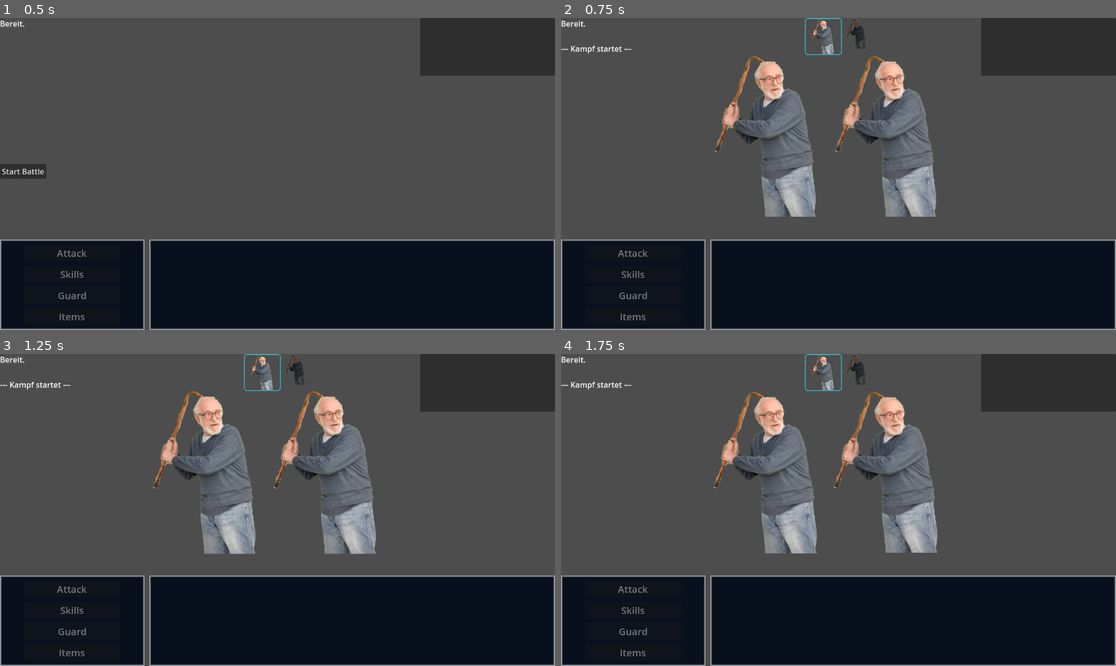
Above: before the commit, frames 1-4 (two rows, left to right).
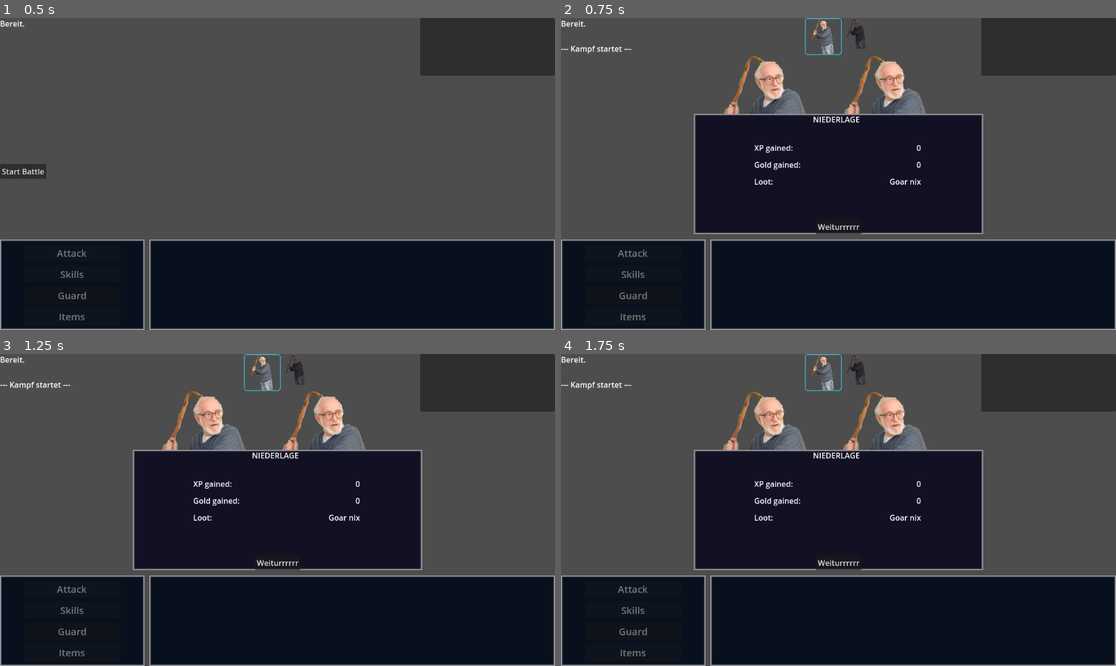
Above: after the commit, the same moments.

Repository: Marv0407/kotstulle-game
Game: Godot game, scene res://scenes/BattleTest.tscn
The game is run twice, just before and just after one commit, with the same random seed, the same clock (stepped at 60 frames per second) and the same inputs. This scene is started directly instead of the project's main scene.
Inputs (mouse positions are in pixels of both pictures, inside the frame that each line leads up to):
- Up to frame 1 (0.5 s): no input
- Up to frame 2 (0.75 s): click "Start Battle" at 0.5 s
- Up to frame 3 (1.25 s): no input
- Up to frame 4 (1.75 s): click (766, 469) at 1.27 s

Frame 1 is identical in both runs. In frame 2, 20% of the frame differs, in the area x 23-77%, y 30-70%; in frame 3, 20%; in frame 4, 20%.

Commit message:
Add encounter system, victory UI and win logic
Introduce an EncounterData resource and per-encounter IDs, track defeated encounters in GameData, and wire up encounters to start battles only if not already defeated (and mark them defeated on trigger).

Add XP field to enemy resource. Extend BattleTest scene with a VictoryPanel UI and StyleBox, and connect a button to return from battle. Update battle_manager to check victory/defeat conditions, aggregate XP on victory, show the result screen, and avoid immediately changing scenes. Minor fixes in battle_test and TestMap to expose encounter_id and handle returning to the world after a battle.

Todo:
- create encounter resources to enable consistent and less tedious way of placing encounters on a map

Diff:
--- a/ressources/Enemies/Rentner.tres
+++ b/ressources/Enemies/Rentner.tres
@@ -16,6 +16,7 @@
 luck = 4
 speed = 4
 level = 1
+xp = 10
 portrait = ExtResource("2_812gd")
 sprite = ExtResource("2_812gd")
 skills = Array[ExtResource("2_gtbep")]([ExtResource("3_j3cqh")])
--- a/scenes/BattleTest.tscn
+++ b/scenes/BattleTest.tscn
@@ -37,6 +37,18 @@
 border_width_bottom = 4
 border_blend = true
 
+[sub_resource type="StyleBoxFlat" id="StyleBoxFlat_qwg2f"]
+content_margin_left = 8.0
+content_margin_top = 16.0
+content_margin_right = 8.0
+content_margin_bottom = 16.0
+bg_color = Color(0.06696608, 0.06793864, 0.1393469, 1)
+border_width_left = 4
+border_width_top = 4
+border_width_right = 4
+border_width_bottom = 4
+border_blend = true
+
 [node name="BattleTest" type="Node"]
 script = ExtResource("1_legaw")
 
@@ -210,6 +222,90 @@
 
 [node name="EnemyPartyContainer" type="Node2D" parent="DebugUI/EnemyPositionAnchor"]
 
+[node name="VictoryPanel" type="Panel" parent="DebugUI"]
+visible = false
+z_index = 10
+custom_minimum_size = Vector2(600, 250)
+layout_mode = 1
+anchors_preset = 8
+anchor_left = 0.5
+anchor_top = 0.5
+anchor_right = 0.5
+anchor_bottom = 0.5
+offset_left = -20.0
+offset_top = -20.0
+offset_right = 20.0
+offset_bottom = 20.0
+grow_horizontal = 2
+grow_vertical = 2
+theme_override_styles/panel = SubResource("StyleBoxFlat_qwg2f")
+
+[node name="Header" type="Label" parent="DebugUI/VictoryPanel"]
+layout_mode = 1
+anchors_preset = 5
+anchor_left = 0.5
+anchor_right = 0.5
+offset_left = -53.0
+offset_right = 53.0
+offset_bottom = 23.0
+grow_horizontal = 2
+text = "Victory WOW!"
+
+[node name="GridContainer" type="GridContainer" parent="DebugUI/VictoryPanel"]
+custom_minimum_size = Vector2(350, 120)
+layout_mode = 0
+offset_left = 125.0
+offset_top = 59.0
+offset_right = 475.0
+offset_bottom = 179.0
+grow_horizontal = 2
+grow_vertical = 2
+theme_override_constants/h_separation = 180
+theme_override_constants/v_separation = 12
+columns = 2
+
+[node name="EXPgainedLbl" type="Label" parent="DebugUI/VictoryPanel/GridContainer"]
+layout_mode = 2
+text = "XP gained: "
+
+[node name="ExpLabel" type="Label" parent="DebugUI/VictoryPanel/GridContainer"]
+layout_mode = 2
+text = "0"
+horizontal_alignment = 2
+
+[node name="GoldGainedLbl" type="Label" parent="DebugUI/VictoryPanel/GridContainer"]
+layout_mode = 2
+text = "Gold gained: "
+
+[node name="GoldLabel" type="Label" parent="DebugUI/VictoryPanel/GridContainer"]
+layout_mode = 2
+text = "0"
+horizontal_alignment = 2
+
+[node name="LootGainedLbl" type="Label" parent="DebugUI/VictoryPanel/GridContainer"]
+layout_mode = 2
+text = "Loot:"
+
+[node name="LootLabel" type="Label" parent="DebugUI/VictoryPanel/GridContainer"]
+layout_mode = 2
+text = "Goar nix"
+horizontal_alignment = 2
+
+[node name="Button" type="Button" parent="DebugUI/VictoryPanel"]
+layout_mode = 1
+anchors_preset = 7
+anchor_left = 0.5
+anchor_top = 1.0
+anchor_right = 0.5
+anchor_bottom = 1.0
+offset_left = -47.5
+offset_top = -31.0
+offset_right = 47.5
+grow_horizontal = 2
+grow_vertical = 0
+text = "Weiturrrrrr"
+
 [connection signal="pressed" from="DebugUI/CanvasLayer/PartyMenuContainer/ActionsContainer/ColorRect/VBoxContainer/AttackBtn" to="." method="_on_basic_attack_pressed"]
 [connection signal="pressed" from="DebugUI/CanvasLayer/PartyMenuContainer/ActionsContainer/ColorRect/VBoxContainer/SkillsBtn" to="BattleManager" method="_on_skills_btn_pressed"]
 [connection signal="pressed" from="DebugUI/VBoxContainer/StartBattleBtn" to="." method="_on_start_battle_btn_pressed"]
+[connection signal="pressed" from="DebugUI/VictoryPanel/Button" to="." method="_on_button_pressed"]
--- a/scenes/TestMap.tscn
+++ b/scenes/TestMap.tscn
@@ -55,3 +55,4 @@
 position = Vector2(-74, -83)
 collision_layer = 4
 collision_mask = 2
+encounter_id = "1"
--- /dev/null
+++ b/scripts/EncounterData.gd
@@ -0,0 +1,5 @@
+extends Resource
+class_name EncounterData
+
+@export var encounter_id: String
+@export var enemy_scene: PackedScene
--- a/scripts/GameData.gd
+++ b/scripts/GameData.gd
@@ -52,3 +52,6 @@
 
 func return_from_battle():
 	get_tree().change_scene_to_file(return_scene_path)
+
+### --- World Handling --- ###
+var defeated_encounters: Array[String] = []
--- a/scripts/battle_manager.gd
+++ b/scripts/battle_manager.gd
@@ -35,6 +35,8 @@
 @onready var skill_menu = $"../DebugUI/CanvasLayer/SkillMenu"
 @onready var sfx_player: AudioStreamPlayer = $SFXPlayer
 @onready var action_menu = $"../DebugUI/CanvasLayer/PartyMenuContainer/ActionsContainer/ColorRect/VBoxContainer"
+@onready var victory_panel = $"../DebugUI/VictoryPanel"
+@onready var victory_label = $"../DebugUI/VictoryPanel/Header"
 #endregion
 
 # --- SETUP ---
@@ -107,7 +109,7 @@
 
 #region TURN LOGIC
 func process_turn():
-	if is_battle_over(): return
+	if check_battle_victory_condition(): return
 	var actor = get_current_actor()
 	process_status_effects(actor)
 
@@ -143,20 +145,16 @@
 
 func next_turn():
 	var checked := 0
-
 	while checked < turn_order.size():
 		current_turn_index += 1
 		if current_turn_index >= turn_order.size():
 			current_turn_index = 0
-
 		var actor = get_current_actor()
 		if actor.is_alive():
 			refresh_turn_order_ui()
 			return
-
 		checked += 1
 
-	end_battle(true)
 
 func refresh_turn_order_ui():
 	for slot in turn_order_slots:
@@ -182,10 +180,15 @@
 
 func end_battle(player_won: bool):
 	state = BattleState.END
-	GameData.return_from_battle()
 	if player_won:
-		var _sum_exp = 0
-		for e in enemies: _sum_exp += e.data.xp
+		var total_xp = 0
+		for e in enemies:
+			total_xp += e.data.xp
+
+		post_log("Sieg! Erhaltene XP: " + str(total_xp), Color.GREEN)
+		show_result_screen("SIEG")
+	else:
+		show_result_screen("NIEDERLAGE")
 #endregion
 
 #region ATTACK & SKILL LOGIC
@@ -256,6 +259,10 @@
 	if target.current_hp <= 0:
 		post_log(target.data.name + " wurde besiegt!", Color.ORANGE_RED)
 		despawn_enemy_visual(target)
+
+		if is_battle_over():
+			check_battle_victory_condition()
+			return
 
 func _on_target_clicked(_target_node):
 	if state != BattleState.TARGET_SELECT: return
@@ -448,6 +455,21 @@
 func get_alive_party() -> Array[BattleCharacter]:
 	return party.filter(func(c): return c.is_alive())
 
+func check_battle_victory_condition():
+	if get_alive_enemies().is_empty():
+		end_battle(true)
+		return true
+	elif get_alive_party().is_empty():
+		end_battle(false)
+		return true
+	return false
+
+func show_result_screen(title: String):
+	victory_panel.show()
+	victory_label.text = title
+	# exp_label.text = details
+	print("Kampf beendet: " + title)
+
 func get_alive_enemies() -> Array[BattleCharacter]:
 	return enemies.filter(func(c): return c.is_alive())
 
--- a/scripts/battle_test.gd
+++ b/scripts/battle_test.gd
@@ -8,7 +8,6 @@
 func _ready() -> void:
 	log_label.text = "Bereit.\n"
 
-
 func _on_start_battle_btn_pressed() -> void:
 	log_label.text += "\n--- Kampf startet ---\n"
 	battle_manager.start_battle()
@@ -17,3 +16,6 @@
 func _on_basic_attack_pressed() -> void:
 	var skill = load("res://ressources/skills/PlayerAttack.tres")
 	battle_manager.start_target_selection(battle_manager.get_current_actor(), skill)
+
+func _on_button_pressed() -> void:
+	GameData.return_from_battle()
--- a/scripts/encounter.gd
+++ b/scripts/encounter.gd
@@ -1,17 +1,25 @@
 extends Area2D
+
+@export var encounter_data: EncounterData
+@export var encounter_id: String
 
 var triggered := false
 
-func _ready() -> void:
+func _ready():
+	if encounter_id in GameData.defeated_encounters:
+		queue_free()
+		return
+
 	if not body_entered.is_connected(_on_body_entered):
 		body_entered.connect(_on_body_entered)
 
 func _on_body_entered(body: Node2D) -> void:
-	if triggered:
+	if body.name != "Player":
 		return
-
-	if body.name == "Player":
-		triggered = true
-		var current_scene_path = get_tree().current_scene.scene_file_path
-		var player_position = body.global_position
-		GameData.start_battle(current_scene_path, player_position)
+	if encounter_id in GameData.defeated_encounters:
+		return
+	GameData.defeated_encounters.append(encounter_id)
+	var current_scene_path = get_tree().current_scene.scene_file_path
+	var player_position = body.global_position
+	GameData.start_battle(current_scene_path, player_position)
+	call_deferred("queue_free")
Not shown: 1 places in scenes/BattleTest.tscn that only renumber resources
Not shown, added: scripts/EncounterData.gd.uid
